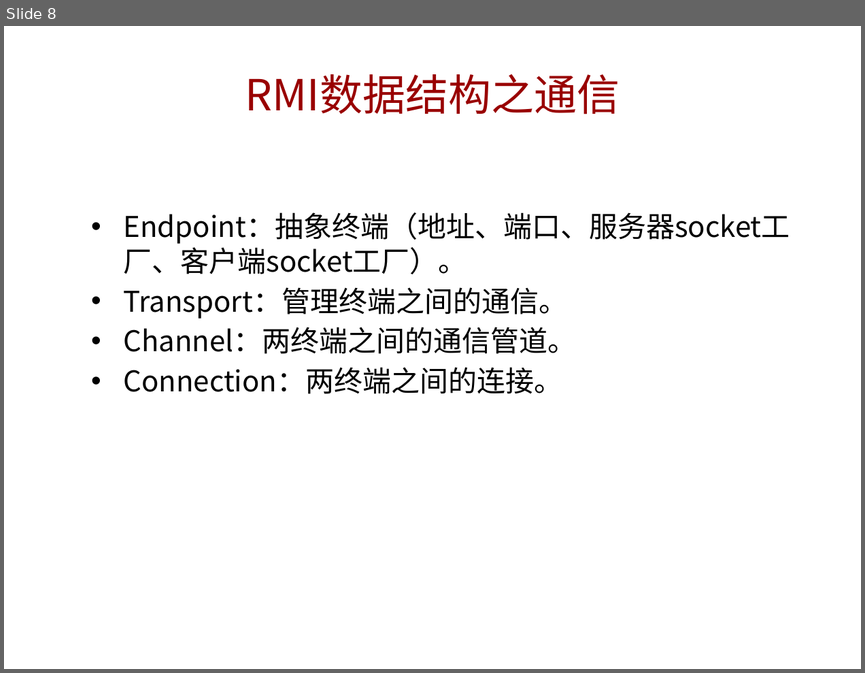
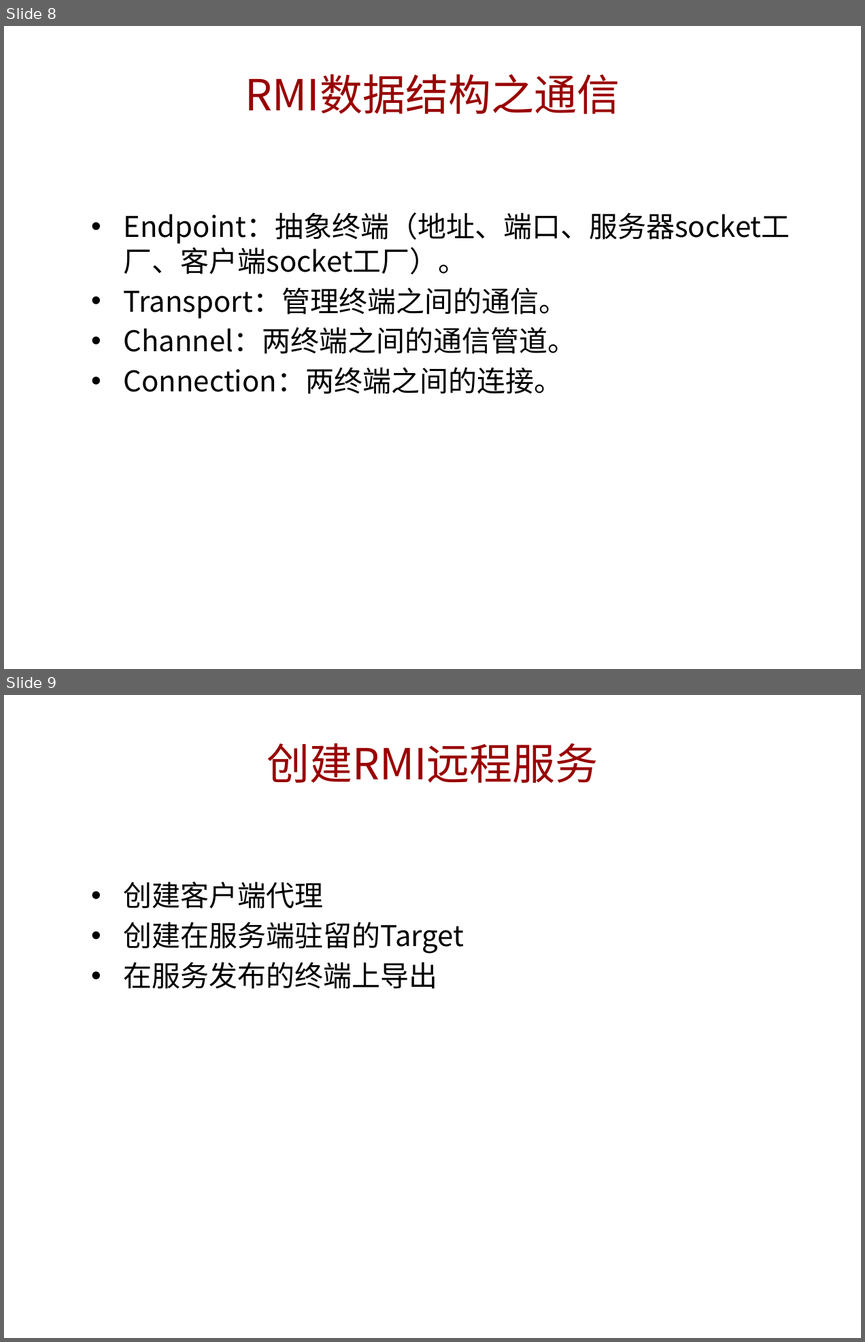
Before and after one commit to jianzijian/Hello-World, a slide deck: RMI学习分享.pptx. Shown one above the other, each under a label of ours: slide 8 before the commit, slides 8 and 9 after it. The pictures are 865x673 and 865x1342 pixels, drawn with LibreOffice and Linux fonts; fonts in the diff are those of the drawing; background and template pictures are left out. Boxes give left, top, right and bottom in pixels: in the first picture for what was removed or moved away, otherwise in the second. Text is boxed around its words. In the diff, an @@ line names an element or a change of style, - is before the commit and + after.

```diff
--- a/RMI学习分享.pptx
+++ b/RMI学习分享.pptx
@@ slide 9 added at bbox=[4, 695, 861, 1338], background picture (left out) @@
@@ title added at bbox=[266, 743, 598, 783], 36 pt, text #990000 @@
+创建RMI远程服务
@@ text added at bbox=[123, 881, 464, 989], 24 pt, text #000000 @@
+• 创建客户端代理
+• 创建在服务端驻留的Target
+• 在服务发布的终端上导出
```
Also in this commit, not shown: 1 slide changed, 5 other slides added.
